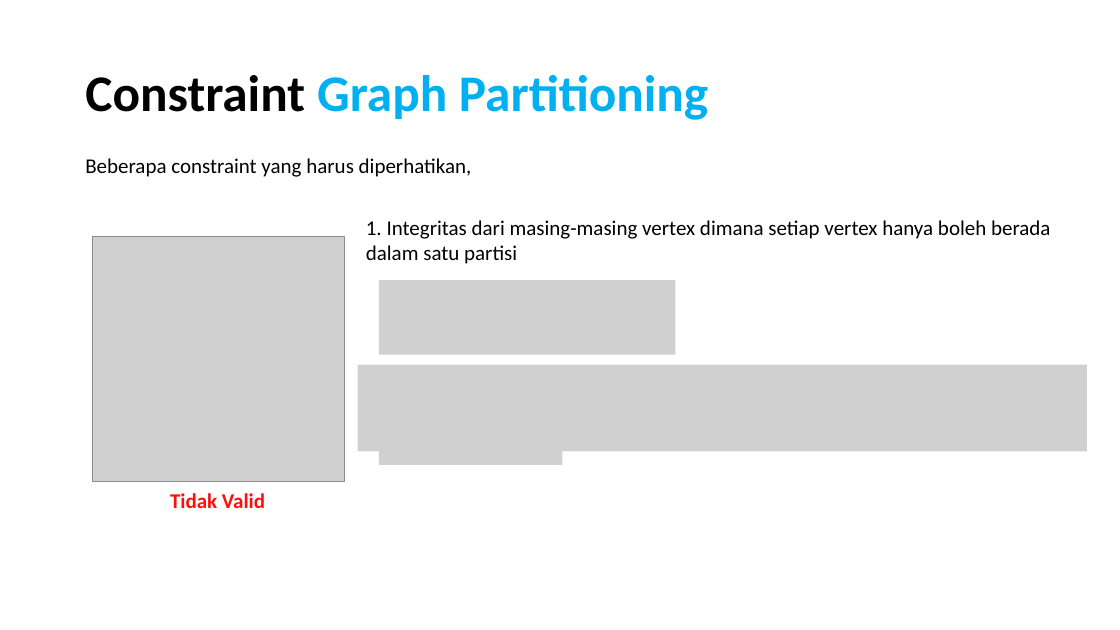
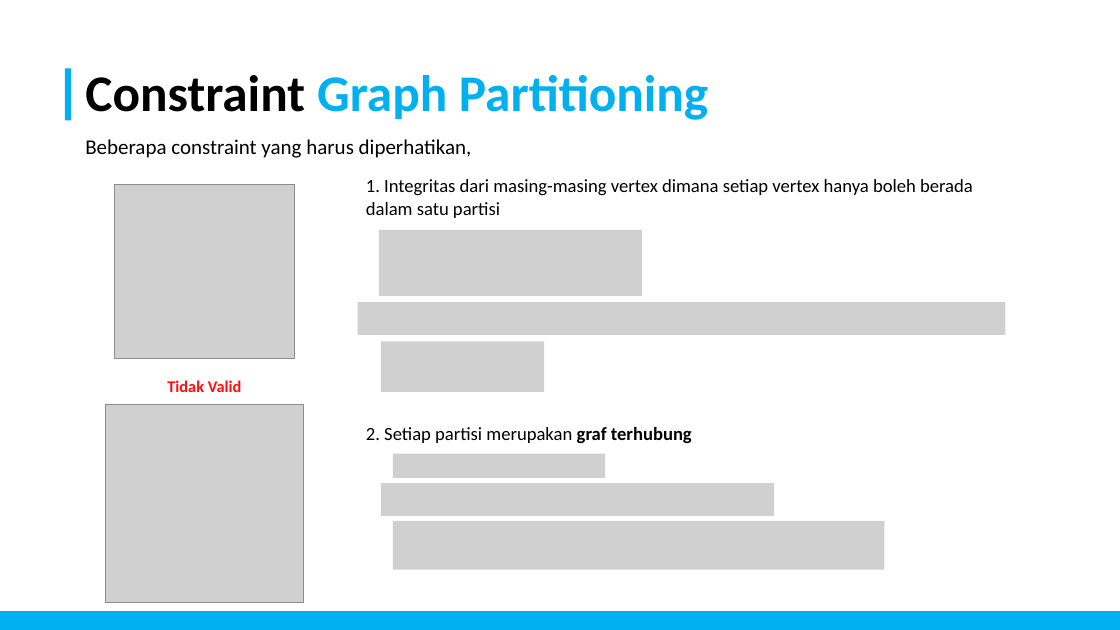
Before and after one commit to FelixFern/Graph-Partitioning-Optimization, a slide deck: slide 6 of documents/Graph Partitioning.pptx (slide 7 before the commit). Drawn at 1120x630 pixels with LibreOffice and Linux fonts; fonts in the diff are those of the drawing; grey boxes stand for pictures. Boxes give left, top, right and bottom in pixels: in the first picture for what was removed or moved away, otherwise in the second. Text is boxed around its words. In the diff, an @@ line names an element or a change of style, - is before the commit and + after.

```diff
--- a/documents/Graph Partitioning.pptx
+++ b/documents/Graph Partitioning.pptx
@@ rectangle added at (65,68,71,120), fill #00B0F0 @@
@@ text "Beberapa constraint yang harus diperhatikan,": place and size @@
-text "Beberapa constraint yang harus diperhatikan," at (85,158,472,177)
+text "Beberapa constraint yang harus diperhatikan," at (85,139,472,158)
@@ text "1. Integritas dari masing-masing vertex ...": place and size @@
-text "1. Integritas dari masing-masing vertex ..." at (366,220,1050,264)
+text "1. Integritas dari masing-masing vertex ..." at (366,179,973,218)
@@ text "1. Integritas dari masing-masing vertex ..." at (366,179,973,218): size 18 to 16 pt @@
@@ picture: place and size @@
-picture at (92,236,344,481)
+picture at (114,184,294,359)
@@ picture added at (379,230,642,297) @@
@@ picture removed at (379,281,676,355) @@
@@ picture added at (358,302,1006,335) @@
@@ picture added at (381,342,544,392) @@
@@ text "Tidak Valid": place and size @@
-text "Tidak Valid" at (170,493,265,508)
+text "Tidak Valid" at (167,380,242,392)
@@ text "Tidak Valid" at (167,380,242,392): size 18 to 14 pt; alignment left to centre @@
@@ picture removed at (358,365,1087,451) @@
@@ picture added at (106,405,304,603) @@
@@ picture removed at (379,408,563,465) @@
@@ text added at (366,427,692,443), 16 pt, text #000000 @@
+2. Setiap partisi merupakan graf terhubung
@@ picture added at (393,454,606,478) @@
@@ picture added at (381,483,774,516) @@
@@ picture added at (393,521,885,570) @@
@@ rectangle added at (0,612,1120,630), fill #00B0F0 @@
```
Also in this commit, not shown: 8 other slides changed, 32 slides added, 3 slides removed, 21 other files.
